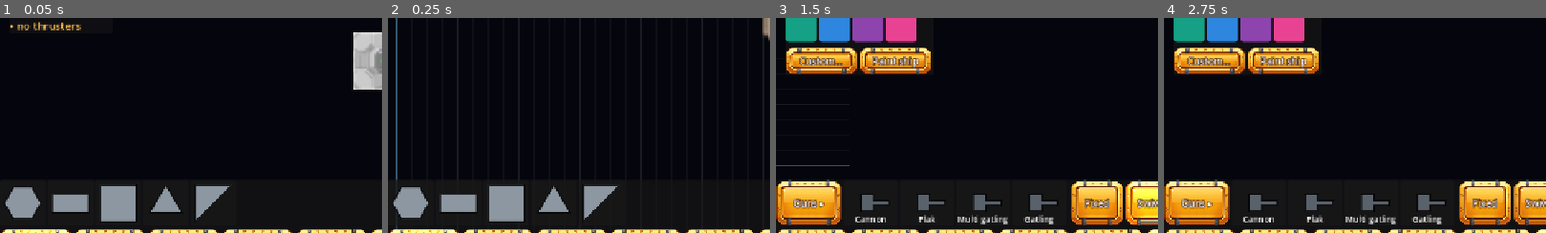
Above: before the commit, frames 1-4 (left to right).
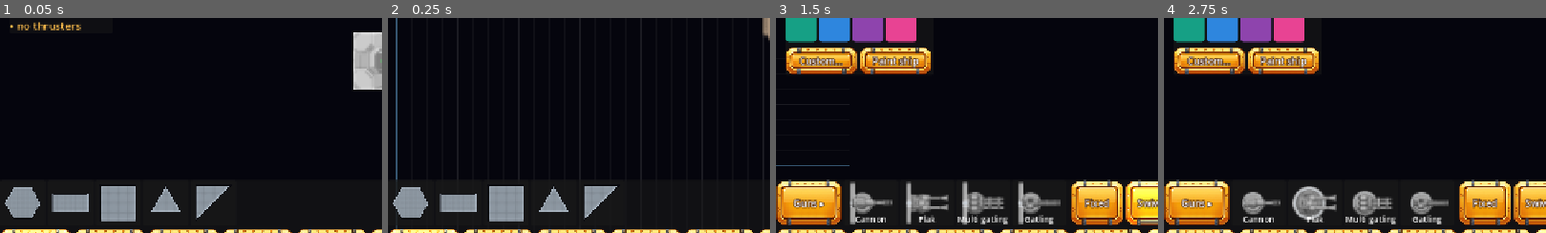
Above: after the commit, the same moments.

Repository: HermanRas/MobileSpaceShooter
Game: Godot game, scene res://dev_preview/drive_hangar.tscn
Two runs of this game, one before a commit and one after it. Both use one fixed random seed, a clock stepped at 60 frames per second and the inputs below. This scene is started directly instead of the project's main scene.
Inputs (mouse positions are % of the whole screen's width and height, from its top left):
- Up to frame 1 (0.05 s): no input
- Up to frame 2 (0.25 s): no input
- Up to frame 3 (1.5 s): tap Enter at 0.5 s; drag from (3, 83) to (60, 28) at 0.52 s; tap A (move_left) at 1.25 s; drag from (4, 83) to (45, 70) at 1.27 s
- Up to frame 4 (2.75 s): tap A (move_left) at 2 s; move the mouse to (12, 83) at 2.02 s; hold D (move_right) from 2.03 s (still down); hold = (zoom_in) from 2.03 s (still down); click (12, 83) at 2.17 s
The pictures show only the part of the screen within x 0-50%, y 40-90%; the shares and areas given below are measured in that part.

The runs differ from the first frame. In frame 1, 0.4% of the frame differs, in the area x 1-60%, y 78-94%; in frame 2, 0.4%; in frame 3, 3.4%, in the area x 19-75%, y 76-97%; in frame 4, 3.2%.
Error in both runs: Invalid access of index '0' on a base object of type: 'Array'. (res://dev_preview/drive_hangar.gd:132)

Commit message:
Hangar palette shows the real art; portrait masks close their trim and hair gaps
The palette's gun swatches draw the gun's atlas picture for the chosen
mount (GunView.draw_icon), and the tile and nozzle swatches are real ship
meshes (ShipMesh.swatch_mesh, nozzle_mesh), in the Weapons, Thrusters,
shape and Inventory rows. Without the art they keep their polygons.

Portrait masks: the painting's warm rim light round the silhouette is in
the trim's hue, so thin trim on the outline is left as paint or joins the
hair; trim also seeds from its saturated shadows and dim suit lines and
grows through its paler and deeper shades; every region takes in the
see-through outline it touches. ref_v follows the new masks.

Co-Authored-By: Claude Opus 5.5 <noreply@anthropic.com>

Diff:
--- a/game/data/visuals.json
+++ b/game/data/visuals.json
@@ -115,10 +115,10 @@
 		"vis.portraits": {
 			"_doc": "A.7's portraits (PLAN.md 6.5), drawn by PortraitView: vis.portrait.<sheet>_<mood> is one 512 px cell, cut w …(581 unchanged characters)…
 			"sheets": {
-				"male_jacket": {"ref_v": [0.555, 0.505, 0.53, 0.775], "head": [0.22, 0.0, 0.58]},
-				"male_suit": {"ref_v": [0.53, 0.5, 0.55, 0.63], "head": [0.22, 0.0, 0.58]},
-				"female_jacket": {"ref_v": [0.53, 0.415, 0.58, 0.625], "head": [0.13, 0.0, 0.66]},
-				"female_suit": {"ref_v": [0.515, 0.395, 0.585, 0.465], "head": [0.13, 0.0, 0.66]},
+				"male_jacket": {"ref_v": [0.545, 0.505, 0.53, 0.66], "head": [0.22, 0.0, 0.58]},
+				"male_suit": {"ref_v": [0.522, 0.5, 0.552, 0.525], "head": [0.22, 0.0, 0.58]},
+				"female_jacket": {"ref_v": [0.515, 0.415, 0.578, 0.637], "head": [0.13, 0.0, 0.66]},
+				"female_suit": {"ref_v": [0.497, 0.395, 0.585, 0.487], "head": [0.13, 0.0, 0.66]},
 				"npc_villain": {"head": [0.2, 0.0, 0.6]},
 				"npc_ally": {"head": [0.2, 0.0, 0.6]}
 			}
--- a/game/dev_preview/art_portraits.gd
+++ b/game/dev_preview/art_portraits.gd
@@ -2,6 +2,7 @@
 ## The portraits up close (A.7): each player base recoloured in three swatch sets from
 ## data/characters.json, as the head crop and as the whole picture, the suit beside the jacket,
 ## and the stand-ins. `tools/preview.sh res://dev_preview/art_portraits.tscn 1560x720 --mood=happy`
+## `--big=female_jacket` shows that sheet's whole picture large instead, to inspect its masks.
 
 const SIDE := 170.0
 
@@ -10,18 +11,23 @@
 
 func preview_setup(args: Dictionary) -> void:
 	_mood = StringName(args.get("mood", "idle"))
+	for view: PortraitView in find_children("*", "PortraitView", true, false):
+		view.mood = _mood
+	if args.has("big"):
+		for child in get_children():
+			child.queue_free()
+		var parts := str(args["big"]).split("_")
+		var looks: Array[Dictionary] = _looks()
+		for i in looks.size():
+			var view := _view(_with_base(looks[i], parts[0]), StringName(parts[1]), PortraitView.Framing.FULL)
+			view.custom_minimum_size = Vector2.ONE * 512.0
+			view.position = Vector2(8 + i * 516, 8)
+			add_child(view)
 
 
 func _ready() -> void:
 	RenderingServer.set_default_clear_color(Color("#020b15"))
-	var swatches: Dictionary = Data.table(&"characters")["swatches"]
-	var looks: Array[Dictionary] = []
-	for pick in [[0, 0, 0, 0], [4, 1, 2, 3], [6, 4, 5, 1]]:
-		var look := {}
-		for i in PortraitView.REGIONS.size():
-			var region := PortraitView.REGIONS[i]
-			look[region] = swatches[region][pick[i]]
-		looks.append(look)
+	var looks := _looks()
 	var grid := GridContainer.new()
 	grid.columns = 8
 	grid.position = Vector2(8, 8)
@@ -39,6 +45,19 @@
 	grid.add_child(_view({}, &"jacket", PortraitView.Framing.HEAD))
 
 
+## Three swatch sets from data/characters.json.
+func _looks() -> Array[Dictionary]:
+	var swatches: Dictionary = Data.table(&"characters")["swatches"]
+	var looks: Array[Dictionary] = []
+	for pick in [[0, 0, 0, 0], [4, 1, 2, 3], [5, 2, 0, 4]]:
+		var look := {}
+		for i in PortraitView.REGIONS.size():
+			var region := PortraitView.REGIONS[i]
+			look[region] = swatches[region][pick[i]]
+		looks.append(look)
+	return looks
+
+
 func _with_base(look: Dictionary, base: String) -> Dictionary:
 	var out := look.duplicate()
 	out["base"] = base
--- a/game/src/ship/gun_view.gd
+++ b/game/src/ship/gun_view.gd
@@ -147,21 +147,51 @@
 static func _draw_head(canvas: CanvasItem, pivot: Vector2, angle: float, muzzle_px: float, cell: int, mount: String,
 		trim: Color) -> void:
 	var meta := Assets.meta(ATLAS_ID)
-	var mounts: Dictionary = meta.get("mounts", {})
-	var row_info: Dictionary = mounts.get(mount, {"row": 0, "pivot_px": [96, 128]})
-	var size := float(meta.get("cell_px", 256))
-	var pad := float(meta.get("pad_px", 16))
+	var row_info: Dictionary = meta.get("mounts", {}).get(mount, {"row": 0, "pivot_px": [96, 128]})
 	var at: Array = row_info["pivot_px"]
 	var cell_pivot := Vector2(float(at[0]), float(at[1]))
 	var k := muzzle_px / (float(meta.get("tip_x_px", 248)) - cell_pivot.x)
+	var art := _cell_rect(cell, mount)
+	canvas.draw_set_transform(pivot, angle, Vector2.ONE)
+	_draw_cell(canvas, Rect2(-cell_pivot * k, art.size * k), art, trim)
+	canvas.draw_set_transform_matrix(Transform2D.IDENTITY)
+
+
+## A gun as an icon (the hangar's palette): its picture for `mount_type`, pointing right, fitted
+## into `rect`. False when there's no atlas or no cell for it, so the caller draws its own.
+static func draw_icon(canvas: CanvasItem, weapon: StringName, mount_type: StringName, rect: Rect2, alpha := 1.0) -> bool:
+	var look := Assets.meta(LOOK_ID)
+	var own: Dictionary = look.get("guns", {}).get(String(weapon), {})
+	var art := str(own.get("art", weapon))
+	var cell := (look.get("atlas_cells", []) as Array).find(art)
+	if cell < 0 or not Assets.has_real_art(ATLAS_ID):
+		return false
+	var side := minf(rect.size.x, rect.size.y)
+	var trim := Color.from_string(str(own.get("trim", look.get("trim", "#c3cad2"))), Color.WHITE)
+	_draw_cell(canvas, Rect2(rect.get_center() - Vector2.ONE * side * 0.5, Vector2.ONE * side),
+			_cell_rect(cell, _art_mount(mount_type, art)), trim, alpha)
+	return true
+
+
+## Where `cell` of `mount`'s row is in the atlas, in its pixels.
+static func _cell_rect(cell: int, mount: String) -> Rect2:
+	var meta := Assets.meta(ATLAS_ID)
+	var row := int(meta.get("mounts", {}).get(mount, {"row": 0})["row"])
+	var size := float(meta.get("cell_px", 256))
+	var pad := float(meta.get("pad_px", 16))
 	var stride := size + 2.0 * pad
-	var art := Rect2(cell * stride + pad, int(row_info["row"]) * stride + pad, size, size)
-	var drawn := Rect2(-cell_pivot * k, Vector2(size, size) * k)
+	return Rect2(cell * stride + pad, row * stride + pad, size, size)
+
+
+## A cell drawn into `drawn`, then its trim mask (the same cell in the rows below) in `trim`.
+static func _draw_cell(canvas: CanvasItem, drawn: Rect2, art: Rect2, trim: Color, alpha := 1.0) -> void:
+	var meta := Assets.meta(ATLAS_ID)
+	var stride := float(meta.get("cell_px", 256)) + 2.0 * float(meta.get("pad_px", 16))
 	var atlas := Assets.tex(ATLAS_ID)
-	canvas.draw_set_transform(pivot, angle, Vector2.ONE)
-	canvas.draw_texture_rect_region(atlas, drawn, art)
-	canvas.draw_texture_rect_region(atlas, drawn, Rect2(art.position + Vector2(0, stride * mounts.size()), art.size), trim)
-	canvas.draw_set_transform_matrix(Transform2D.IDENTITY)
+	canvas.draw_texture_rect_region(atlas, drawn, art, Color(1, 1, 1, alpha))
+	canvas.draw_texture_rect_region(atlas, drawn,
+			Rect2(art.position + Vector2(0, stride * (meta.get("mounts", {}) as Dictionary).size()), art.size),
+			Color(trim, alpha))
 
 
 ## `count` barrels side by side from `from` to `tip`.
--- a/game/src/ship/ship_mesh.gd
+++ b/game/src/ship/ship_mesh.gd
@@ -61,7 +61,17 @@
 	return _to_mesh(vertices, colors, uvs)
 
 
-## One thruster's nozzle on its own, for showcases: `mount_frame` needs center, normal, length
+## One tile of `shape` (its polygon in units, about the origin) on its own, for the hangar's
+## palette, so a swatch shows the tile as the ship will.
+static func swatch_mesh(polygon: PackedVector2Array, type: StringName, paint: Color) -> ArrayMesh:
+	var vertices := PackedVector2Array()
+	var colors := PackedColorArray()
+	var uvs := PackedVector2Array()
+	_add_fan(vertices, colors, uvs, polygon, maxi(_cell_names().find(String(type)), 0), paint, 0, type == &"core")
+	return _to_mesh(vertices, colors, uvs)
+
+
+## One thruster's nozzle on its own, for showcases and the palette: `mount_frame` needs center, normal, length
 ## and depth (Mounting.frame()).
 static func nozzle_mesh(type_id: StringName, mount_frame: Dictionary, level: int) -> ArrayMesh:
 	var vertices := PackedVector2Array()
--- a/game/src/ui/hangar/palette.gd
+++ b/game/src/ui/hangar/palette.gd
@@ -125,6 +125,7 @@
 		swatch.custom_minimum_size = BUTTON
 		swatch.polygon = shapes.polygon(shape_id, &"L", 0)
 		swatch.fill = TYPE_COLORS.get(type, Color.GRAY)
+		swatch.mesh = ShipMesh.swatch_mesh(swatch.polygon, type, HangarEditor.DEFAULT_PAINT)
 		swatch.scale_hint = {&"S": 0.45, &"M": 0.7, &"L": 1.0}[tile_size]
 		swatch.tooltip_text = String(shape_id)
 		swatch.gui_input.connect(func(event: InputEvent) -> void:
@@ -141,6 +142,7 @@
 		swatch.custom_minimum_size = Vector2(96, BUTTON.y)
 		swatch.polygon = PackedVector2Array(NOZZLE)
 		swatch.fill = Color.from_string(str(tints.get(String(type_id), "#888888")), Color.GRAY)
+		swatch.mesh = _nozzle(type_id, level)
 		swatch.scale_hint = {&"S": 0.45, &"M": 0.7, &"L": 1.0}[tile_size]
 		swatch.caption = thrusters.display_name(type_id)
 		swatch.tooltip_text = String(type_id)
@@ -186,6 +188,8 @@
 		swatch.custom_minimum_size = Vector2(90, BUTTON.y)
 		swatch.polygon = PackedVector2Array(GUN)
 		swatch.fill = Color(0.35, 0.38, 0.42)
+		swatch.weapon = weapon_id
+		swatch.mount = mount_type
 		swatch.caption = weapons.weapon(weapon_id)["name"]
 		swatch.tooltip_text = String(weapon_id)
 		swatch.disabled = not weapons.allows(weapon_id, mount_type)
@@ -273,6 +277,8 @@
 			continue
 		var swatch := _swatch(PackedVector2Array(GUN), Color(0.35, 0.38, 0.42),
 				"%s L%d" % [gun["name"], weapons.xp.level_for(item.xp)])
+		swatch.weapon = item.weapon
+		swatch.mount = item.mount
 		swatch.bar = weapons.xp.progress(item.xp)
 		swatch.corner = weapons.mount_type(item.mount).get("name", "")
 		swatch.name = item.id
@@ -291,6 +297,7 @@
 		var swatch := _swatch(PackedVector2Array(NOZZLE), Color.from_string(str(tints.get(String(parts[0]), "#888888")), Color.GRAY),
 				"%s %s L%d" % [thrusters.display_name(parts[0]), parts[1], parts[2]])
 		swatch.scale_hint = {&"S": 0.45, &"M": 0.7, &"L": 1.0}[parts[1]]
+		swatch.mesh = _nozzle(parts[0], parts[2])
 		swatch.corner = "×%d" % stock.thrusters[key]
 		swatch.name = key.replace(":", "_")
 		swatch.gui_input.connect(func(event: InputEvent) -> void:
@@ -328,6 +335,12 @@
 	_shape_row.add_child(refit)
 
 
+## A nozzle of `type_id` at `level`, one unit long, flange up (as NOZZLE), for a swatch.
+func _nozzle(type_id: StringName, level: int) -> ArrayMesh:
+	return ShipMesh.nozzle_mesh(type_id, {"center": Vector2(0, -0.25), "normal": Vector2.DOWN, "length": 1.0,
+			"depth": thrusters.depth_factor}, level)
+
+
 func _swatch(polygon: PackedVector2Array, fill: Color, caption: String) -> _ShapeSwatch:
 	var swatch := _ShapeSwatch.new()
 	swatch.custom_minimum_size = Vector2(96, BUTTON.y)
@@ -371,29 +384,63 @@
 	return spacer
 
 
-## A palette cell that draws its shape.
+## A palette cell that shows its part: a gun's picture (`weapon` on `mount`, GunView.draw_icon),
+## or `mesh` (a tile or a nozzle, ShipMesh) in the ship's material, scaled as `polygon` would be;
+## without the art, `polygon` filled with `fill`.
 class _ShapeSwatch extends PanelContainer:
+	static var _ship_material: ShaderMaterial
+
 	var polygon: PackedVector2Array
 	var fill: Color
 	var scale_hint: float = 1.0
+	var weapon: StringName = &""
+	var mount: StringName = &"turret"
+	var mesh: Mesh
 	var caption: String = ""
 	## Small text in the top-left corner (a price, a mount type, a count).
 	var corner: String = ""
 	## An XP bar along the top (0..1), or none when negative.
 	var bar := -1.0
 	var disabled := false
-
-	func _draw() -> void:
+	var _mesh_view: MeshInstance2D
+
+	func _ready() -> void:
+		texture_filter = CanvasItem.TEXTURE_FILTER_LINEAR_WITH_MIPMAPS
+		if mesh == null or not Assets.has_real_art(ShipMesh.ATLAS_ID):
+			return
+		if _ship_material == null:
+			_ship_material = ShipMesh.make_material()
+		_mesh_view = MeshInstance2D.new()
+		_mesh_view.mesh = mesh
+		_mesh_view.material = _ship_material
+		_mesh_view.modulate.a = 0.35 if disabled else 1.0
+		add_child(_mesh_view)
+		resized.connect(_place_mesh)
+		_place_mesh()
+
+	func _place_mesh() -> void:
+		_mesh_view.position = size * 0.5
+		_mesh_view.scale = Vector2.ONE * _px_per_u() / ShipMesh.PX_PER_U
+
+	## How big a unit of `polygon` is drawn, so the part fills the cell as its size says.
+	func _px_per_u() -> float:
 		var extent := 0.0
 		for p in polygon:
 			extent = maxf(extent, maxf(absf(p.x), absf(p.y)))
-		var s := (minf(size.x, size.y) * 0.4 / extent) * scale_hint
-		var center := size * 0.5
-		var points := PackedVector2Array()
-		for p in polygon:
-			points.append(center + p * s)
-		draw_colored_polygon(points, Color(fill, 0.35) if disabled else fill)
-		draw_polyline(points + PackedVector2Array([points[0]]), Color(0, 0, 0, 0.8), 2.0, true)
+		return (minf(size.x, size.y) * 0.4 / maxf(extent, 0.01)) * scale_hint
+
+	func _draw() -> void:
+		var side := minf(size.x, size.y)
+		var icon := Rect2((size - Vector2.ONE * side) * 0.5, Vector2.ONE * side)
+		var art := _mesh_view != null or (weapon != &"" and GunView.draw_icon(self, weapon, mount, icon,
+				0.35 if disabled else 1.0))
+		if not art:
+			var s := _px_per_u()
+			var points := PackedVector2Array()
+			for p in polygon:
+				points.append(size * 0.5 + p * s)
+			draw_colored_polygon(points, Color(fill, 0.35) if disabled else fill)
+			draw_polyline(points + PackedVector2Array([points[0]]), Color(0, 0, 0, 0.8), 2.0, true)
 		if not caption.is_empty():
 			var font := get_theme_default_font()
 			var font_size := 14
Binary file changed: game/assets/portraits/masks/female_jacket_angry_mask.png
Binary file changed: game/assets/portraits/masks/female_jacket_happy_mask.png
Binary file changed: game/assets/portraits/masks/female_jacket_idle_mask.png
Binary file changed: game/assets/portraits/masks/female_jacket_sad_mask.png
Binary file changed: game/assets/portraits/masks/female_suit_angry_mask.png
Binary file changed: game/assets/portraits/masks/female_suit_happy_mask.png
Binary file changed: game/assets/portraits/masks/female_suit_idle_mask.png
Binary file changed: game/assets/portraits/masks/female_suit_sad_mask.png
Binary file changed: game/assets/portraits/masks/male_jacket_angry_mask.png
Binary file changed: game/assets/portraits/masks/male_jacket_happy_mask.png
Binary file changed: game/assets/portraits/masks/male_jacket_idle_mask.png
Binary file changed: game/assets/portraits/masks/male_jacket_sad_mask.png
(and 6 more such lines)
